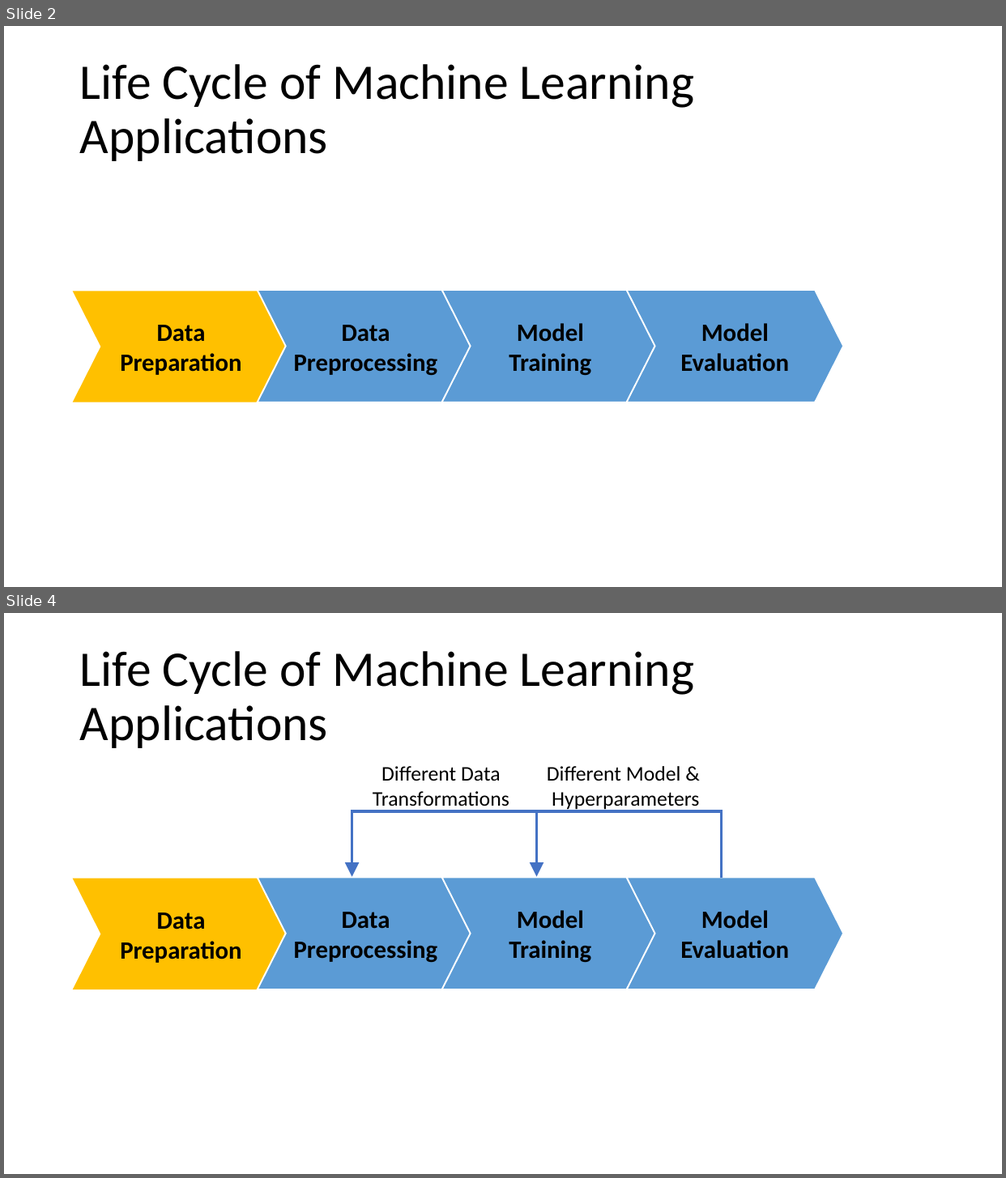
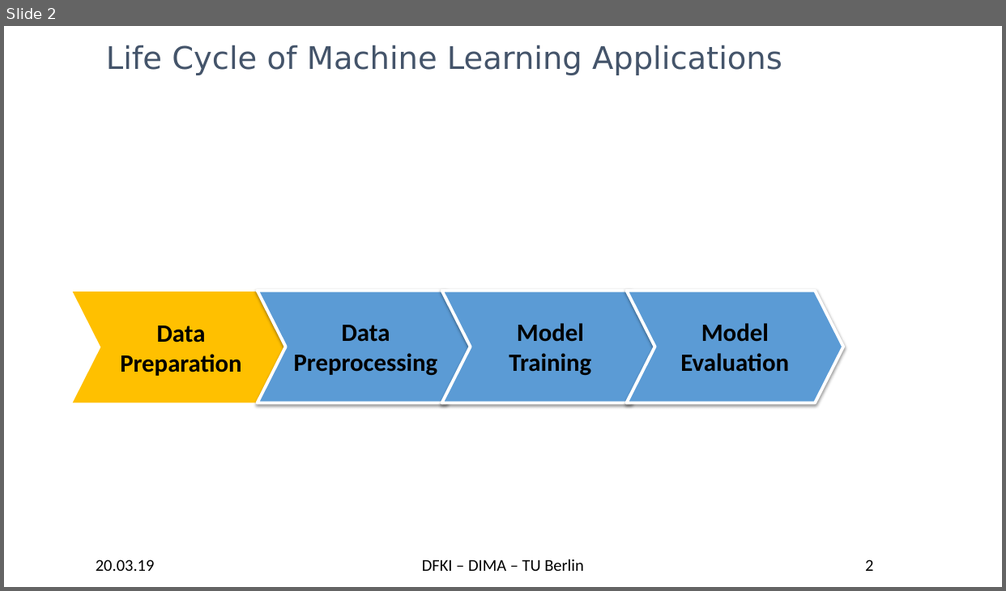
Before and after one commit to TU-Berlin-DIMA/continuous-pipeline-deployment, a slide deck: slides/edbt-2019/edbt-2019.pptx. Shown one above the other, each under a label of ours: slides 2 and 4 before the commit, slide 2 after it; the slides between them are not shown. The pictures are 1006x1178 and 1006x591 pixels, drawn with LibreOffice and Linux fonts; fonts in the diff are those of the drawing; background and template pictures are left out. Boxes give left, top, right and bottom in pixels: in the first picture for what was removed or moved away, otherwise in the second. Text is boxed around its words. In the diff, an @@ line names an element or a change of style, - is before the commit and + after.

```diff
--- a/slides/edbt-2019/edbt-2019.pptx
+++ b/slides/edbt-2019/edbt-2019.pptx
@@ slide 4 removed at box(4, 613, 1002, 1174), background #FFFFFF @@
@@ title removed at box(80, 651, 694, 748) @@
-Life Cycle of Machine Learning Applications
@@ text removed at box(373, 766, 509, 811) @@
-Different Data Transformations
@@ text removed at box(547, 766, 699, 811) @@
-Different Model &
-Hyperparameters
@@ elbow arrow removed from (721, 878) to (352, 877) @@
@@ elbow arrow removed from (721, 878) to (537, 877) @@
@@ chevron removed at box(73, 879, 290, 990) @@
-Data Preparation
@@ chevron removed at box(257, 877, 474, 990) @@
-Data Preprocessing
@@ chevron removed at box(442, 877, 659, 990) @@
-Model Training
@@ chevron removed at box(627, 877, 844, 990) @@
-Model Evaluation
@@ slide 2 changed as well @@
@@ title "Life Cycle of Machine Learning ...": place and size @@
-title "Life Cycle of Machine Learning ..." at box(80, 64, 694, 161)
+title "Life Cycle of Machine Learning ..." at box(106, 45, 782, 75)
@@ title "Life Cycle of Machine Learning ..." at box(106, 45, 782, 75): size 48 to 30 pt, font Calibri to DejaVu Sans, text colour #000000 to #44546A; line spacing 0.9 to 1 @@
@@ outline #FFFFFF 1.5 pt to #FFFFFF 3 pt; shadow on in 3 elements at box(257, 291, 474, 403), box(442, 291, 659, 403), box(627, 291, 844, 403) @@
@@ text added at box(96, 560, 155, 571), 16 pt, text #000000 @@
+20.03.19
@@ text added at box(422, 559, 584, 571), 16 pt, text #000000 @@
+DFKI – DIMA – TU Berlin
@@ page number added at box(865, 560, 873, 571), 16 pt, text #000000 @@
+2
```
Also in this commit, not shown: 10 other slides changed, 25 slides added, 17 other slides removed, 7 other files.
